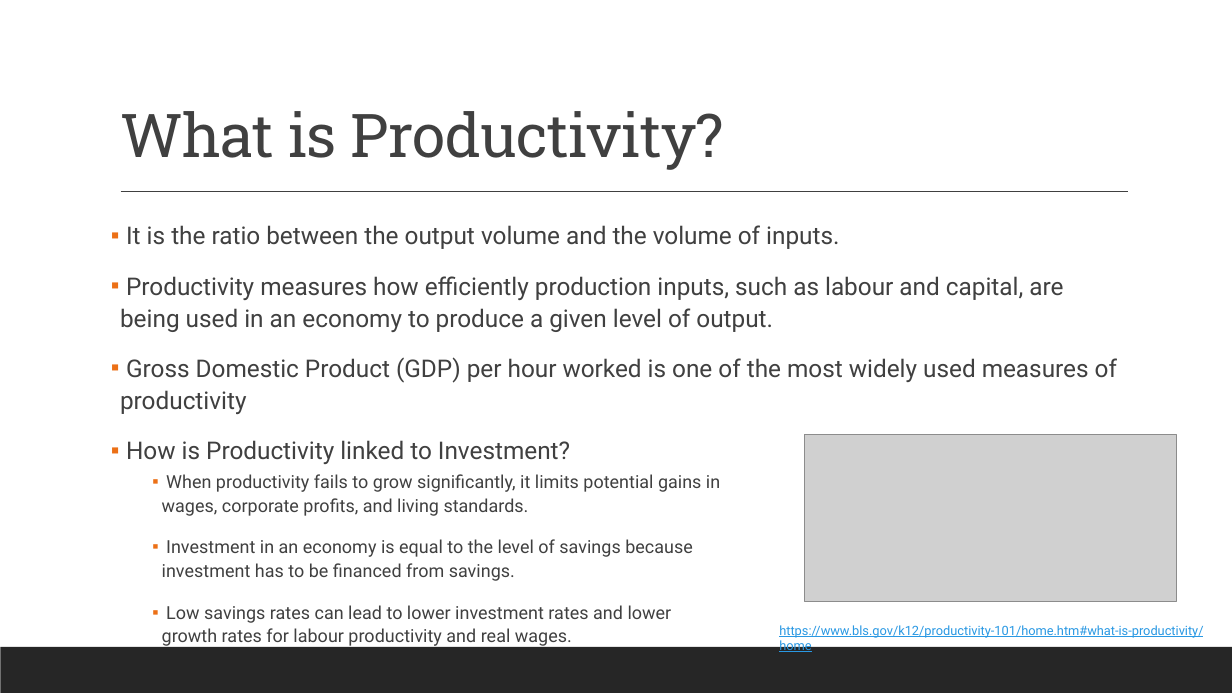
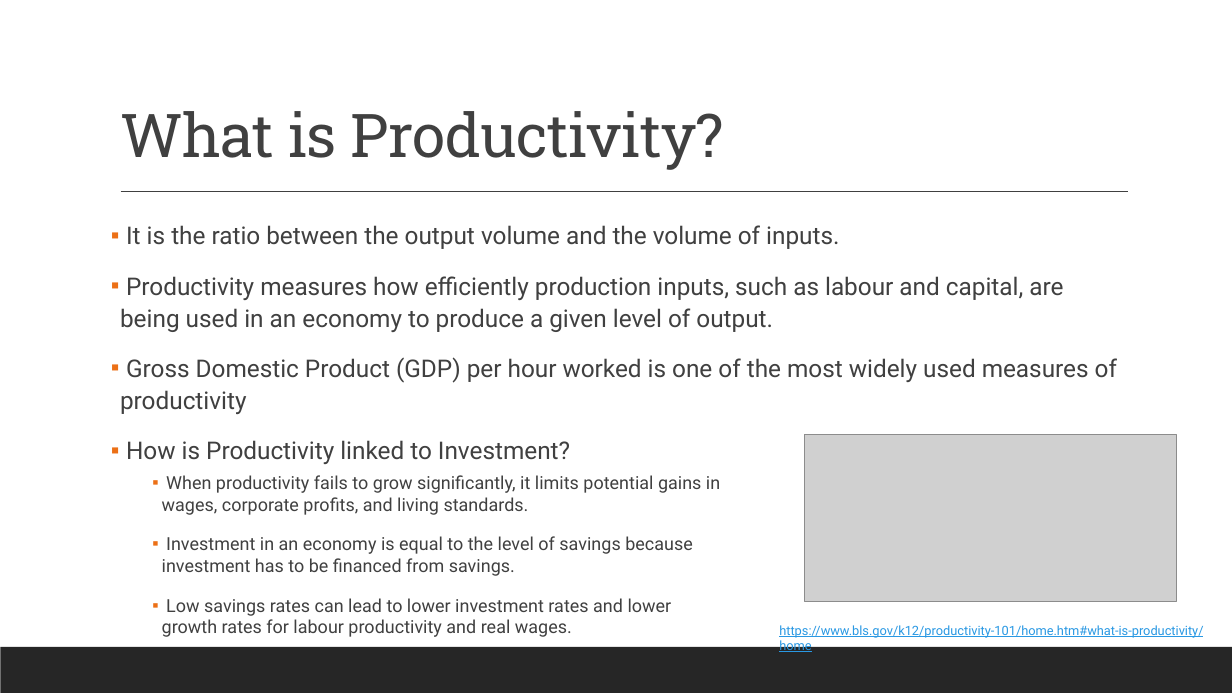
Before and after one commit to JohnHios/final_project, a slide deck: slide 4 of deloitte_investment_project/outputs/Deloitte_Investment_Project_JohnHios.pptx. Drawn at 1232x693 pixels with LibreOffice and Linux fonts; fonts in the diff are those of the drawing; grey boxes stand for pictures. Boxes give left, top, right and bottom in pixels: in the first picture for what was removed or moved away, otherwise in the second. Text is boxed around its words. In the diff, an @@ line names an element or a change of style, - is before the commit and + after.

```diff
--- a/deloitte_investment_project/outputs/Deloitte_Investment_Project_JohnHios.pptx
+++ b/deloitte_investment_project/outputs/Deloitte_Investment_Project_JohnHios.pptx
@@ text "When productivity fails to grow ..." at box(162, 475, 720, 637): line spacing 1.1 to 1 @@
```
Also in this commit, not shown: 5 other slides changed, 4 other files.
